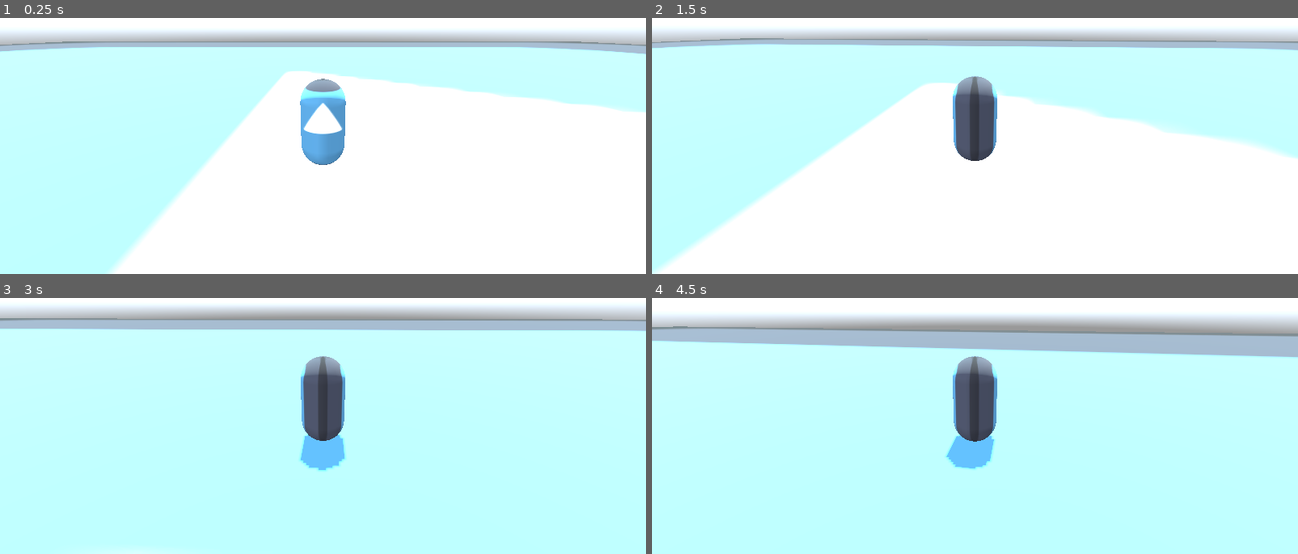
Above: before the commit, frames 1-4 (two rows, left to right).
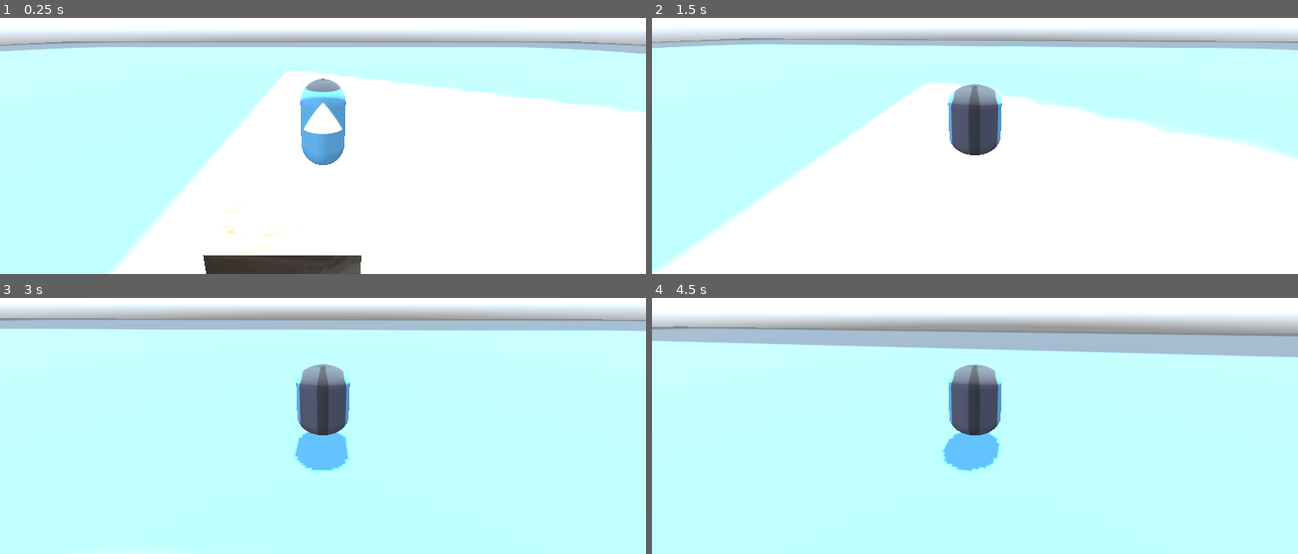
Above: after the commit, the same moments.

Repository: tabyrocket/rat-souls
Game: Godot game, scene res://scenes/test_scene.tscn
The game is run twice, just before and just after one commit, with the same random seed, the same clock (stepped at 60 frames per second) and the same inputs. The engine's default icon, where the game draws it, is replaced by a stand-in: a white triangle on a blue panel in a dark square. A sky picture missing from this copy of the repository is replaced by a grey-blue gradient.
Inputs (mouse positions are in pixels of both pictures, inside the frame that each line leads up to):
- Up to frame 1 (0.25 s): no input
- Up to frame 2 (1.5 s): move the mouse to (1007, 92) at 0.52 s; hold W (move_forward) from 0.53 s (still down); tap Space (dodge) at 0.6 s; click (1007, 92) at 0.8 s; move the mouse to (942, 94) at 1.27 s; click (942, 94) at 1.35 s
- Up to frame 3 (3 s): keep holding W (move_forward); tap Space (dodge) at 1.55, 2.1 s; move the mouse to (335, 367) at 2.02 s; click (335, 367) at 2.3 s; move the mouse to (316, 377) at 2.77 s; click (316, 377) at 2.85 s
- Up to frame 4 (4.5 s): keep holding W (move_forward); tap Space (dodge) at 3.05, 3.6 s; move the mouse to (1020, 377) at 3.52 s; click (1020, 377) at 3.8 s; move the mouse to (923, 367) at 4.27 s; click (923, 367) at 4.35 s

The runs differ from the first frame. In frame 1, 1.8% of the frame differs, in the area x 31-56%, y 75-100%; in frame 2, 1.2%; in frame 3, 1.4%; in frame 4, 1.4%.

Commit message:
Simple attack hitbox + placeholder enemy

Diff:
--- /dev/null
+++ b/rat-souls/characters/enemies/cat_enemy.gd
@@ -0,0 +1,11 @@
+extends CharacterBody3D
+
+var health: int = 3
+
+func take_damage(amount: int) -> void:
+	health -= amount
+	print("Cat hit! Health:", health)
+
+	# Despawn once health is depleted.
+	if health <= 0:
+		queue_free()
--- /dev/null
+++ b/rat-souls/characters/enemies/cat_enemy.tscn
@@ -0,0 +1,21 @@
+[gd_scene format=3 uid="uid://dn2gm5k3ab7b1"]
+
+[ext_resource type="Script" uid="uid://djui6rdfbh343" path="res://characters/enemies/cat_enemy.gd" id="1_yv15o"]
+[ext_resource type="Texture2D" uid="uid://ds7rqo52d82en" path="res://assets/cat.jpg" id="2_qertd"]
+
+[sub_resource type="BoxShape3D" id="BoxShape3D_eti82"]
+
+[sub_resource type="StandardMaterial3D" id="StandardMaterial3D_wsesy"]
+albedo_texture = ExtResource("2_qertd")
+
+[sub_resource type="BoxMesh" id="BoxMesh_yv15o"]
+
+[node name="CatEnemy" type="CharacterBody3D" unique_id=1927594226]
+script = ExtResource("1_yv15o")
+
+[node name="CollisionShape3D" type="CollisionShape3D" parent="." unique_id=459386604]
+shape = SubResource("BoxShape3D_eti82")
+
+[node name="MeshInstance3D" type="MeshInstance3D" parent="." unique_id=1449112155]
+material_override = SubResource("StandardMaterial3D_wsesy")
+mesh = SubResource("BoxMesh_yv15o")
--- a/rat-souls/characters/player/player.gd
+++ b/rat-souls/characters/player/player.gd
@@ -1,69 +1,127 @@
 extends CharacterBody3D
 
-# Camera settings
-@onready var camera_pivot = $CameraPivot
-@export var mouse_sensitivity = 0.002
+# Node references
+@onready var camera_pivot: Node3D = $CameraPivot
+@onready var dodge_sfx: AudioStreamPlayer3D = $DodgeSFX
+@onready var visual_model: MeshInstance3D = $MeshInstance3D
+@onready var attack_area: Area3D = $AttackArea
+
+# Camera tuning
+@export var mouse_sensitivity: float = 0.002
 @export var controller_look_sensitivity: float = 2.0
 @export var min_look_angle_deg: float = -60.0
 @export var max_look_angle_deg: float = 20.0
-var camera_offset: Vector3
 
-# SFX
-@onready var dodge_sfx: AudioStreamPlayer3D = $DodgeSFX
+# Movement tuning
+var speed: float = 6.0
+var player_model_rotation_speed: float = 10.0
+var gravity: float = ProjectSettings.get_setting("physics/3d/default_gravity")
 
-# Dodge settings
+# Dodge tuning
 @export var dodge_speed: float = 14.0
 @export var dodge_duration: float = 0.20
 @export var dodge_cooldown: float = 0.60
+
+# Attack tuning
+@export var attack_duration: float = 0.2
+@export var attack_cooldown: float = 0.4
+
+# Runtime state
+var camera_offset: Vector3
 var is_dodging: bool = false
 var dodge_timer: float = 0.0
 var dodge_cooldown_timer: float = 0.0
 var dodge_direction: Vector3 = Vector3.ZERO
+var is_attacking: bool = false
+var attack_timer: float = 0.0
+var attack_cooldown_timer: float = 0.0
+var hit_bodies: Array = []
 
-# Player model rotation speed (how quickly the character turns to face movement direction)
-var player_model_rotation_speed: float = 10.0
 
-# Movement variables
-var speed = 6.0
-var gravity = ProjectSettings.get_setting("physics/3d/default_gravity")
-
-func _ready():
+func _ready() -> void:
 	Input.set_mouse_mode(Input.MOUSE_MODE_CAPTURED)
-	# Detach the camera pivot from the player's rotation so they can spin independently
 	camera_offset = camera_pivot.position
 	camera_pivot.top_level = true
 
-func _input(event):
-	# Handle mouse look
+
+func _input(event: InputEvent) -> void:
 	if event is InputEventMouseMotion:
-		camera_pivot.rotate_y(-event.relative.x * mouse_sensitivity)
-		camera_pivot.rotation.x -= event.relative.y * mouse_sensitivity
-		camera_pivot.rotation.x = clamp(camera_pivot.rotation.x, deg_to_rad(min_look_angle_deg), deg_to_rad(max_look_angle_deg))
+		_apply_look_input(Vector2(event.relative.x, event.relative.y), mouse_sensitivity)
 
-func _physics_process(delta):
-	# Keep camera following the player's position
+
+func _physics_process(delta: float) -> void:
+	_update_timers(delta)
+	_update_camera_follow()
+	_process_controller_look(delta)
+
+	var cam_basis: Basis = camera_pivot.global_transform.basis
+	var direction: Vector3 = _get_move_direction(cam_basis)
+
+	_try_start_attack()
+	_update_attack(delta)
+	_try_start_dodge(direction, cam_basis)
+	_update_horizontal_velocity(direction, delta)
+
+	_apply_gravity(delta)
+	_lock_rotation_constraints()
+	move_and_slide()
+
+
+func _update_timers(delta: float) -> void:
+	if dodge_cooldown_timer > 0.0:
+		dodge_cooldown_timer -= delta
+	if attack_cooldown_timer > 0.0:
+		attack_cooldown_timer -= delta
+
+
+func _update_camera_follow() -> void:
 	camera_pivot.global_position = global_position + camera_offset
 
-	# Update dodge cooldown
-	if dodge_cooldown_timer > 0.0:
-		dodge_cooldown_timer -= delta
 
-	# Handle controller look input
-	var look_input = Input.get_vector("look_left", "look_right", "look_up", "look_down")
+func _process_controller_look(delta: float) -> void:
+	var look_input: Vector2 = Input.get_vector("look_left", "look_right", "look_up", "look_down")
 	if look_input != Vector2.ZERO:
-		camera_pivot.rotate_y(-look_input.x * controller_look_sensitivity * delta)
-		camera_pivot.rotation.x -= look_input.y * controller_look_sensitivity * delta
-		camera_pivot.rotation.x = clamp(camera_pivot.rotation.x, deg_to_rad(min_look_angle_deg), deg_to_rad(max_look_angle_deg))
+		_apply_look_input(look_input, controller_look_sensitivity * delta)
 
-	# Handle movement input
-	var input_dir = Input.get_vector("move_left", "move_right", "move_forward", "move_back")
 
-	# Calculate move direction relative to camera
-	var cam_basis = camera_pivot.global_transform.basis
-	var direction = (cam_basis * Vector3(input_dir.x, 0, input_dir.y))
-	direction.y = 0 # keep it flat
-	direction = direction.normalized()
+func _apply_look_input(look_input: Vector2, sensitivity: float) -> void:
+	camera_pivot.rotate_y(-look_input.x * sensitivity)
+	camera_pivot.rotation.x -= look_input.y * sensitivity
+	camera_pivot.rotation.x = clamp(
+		camera_pivot.rotation.x,
+		deg_to_rad(min_look_angle_deg),
+		deg_to_rad(max_look_angle_deg)
+	)
 
+
+func _get_move_direction(cam_basis: Basis) -> Vector3:
+	var input_dir: Vector2 = Input.get_vector("move_left", "move_right", "move_forward", "move_back")
+	var direction: Vector3 = cam_basis * Vector3(input_dir.x, 0.0, input_dir.y)
+	direction.y = 0.0
+	return direction.normalized()
+
+
+func _try_start_attack() -> void:
+	if Input.is_action_just_pressed("attack") and attack_cooldown_timer <= 0.0 and not is_attacking:
+		hit_bodies.clear()
+		is_attacking = true
+		attack_timer = attack_duration
+		attack_cooldown_timer = attack_cooldown
+		attack_area.monitoring = true
+		# Visual-only feedback: scale model, not the collision body.
+		visual_model.scale = Vector3(1.2, 0.8, 1.2)
+
+
+func _update_attack(delta: float) -> void:
+	if is_attacking:
+		attack_timer -= delta
+		if attack_timer <= 0.0:
+			visual_model.scale = Vector3.ONE
+			is_attacking = false
+			attack_area.monitoring = false
+
+
+func _try_start_dodge(direction: Vector3, cam_basis: Basis) -> void:
 	if Input.is_action_just_pressed("dodge") and dodge_cooldown_timer <= 0.0 and not is_dodging:
 		is_dodging = true
 		dodge_timer = dodge_duration
@@ -72,17 +130,18 @@
 
 		dodge_direction = direction
 		if dodge_direction == Vector3.ZERO:
-			# Dodge backwards relative to camera if not moving
+			# If idle, dodge backward relative to camera.
 			dodge_direction = (cam_basis * Vector3.BACK).normalized()
 
+
+func _update_horizontal_velocity(direction: Vector3, delta: float) -> void:
 	if is_dodging:
 		dodge_timer -= delta
 		velocity.x = dodge_direction.x * dodge_speed
 		velocity.z = dodge_direction.z * dodge_speed
 
-		# Rotate character instantly to face the dodge direction
-		var look_target = global_position - dodge_direction
-		if global_position.is_equal_approx(look_target) == false:
+		var look_target: Vector3 = global_position - dodge_direction
+		if not global_position.is_equal_approx(look_target):
 			look_at(look_target, Vector3.UP)
 
 		if dodge_timer <= 0.0:
@@ -91,22 +150,26 @@
 		velocity.x = direction.x * speed
 		velocity.z = direction.z * speed
 
-		# Rotate the player model towards the movement direction smoothly
-		var target_angle = atan2(direction.x, direction.z)
+		var target_angle: float = atan2(direction.x, direction.z)
 		rotation.y = lerp_angle(rotation.y, target_angle, player_model_rotation_speed * delta)
 	else:
-		# Stop sliding
-		velocity.x = 0
-		velocity.z = 0
+		velocity.x = 0.0
+		velocity.z = 0.0
 
-	# Apply gravity
+
+func _apply_gravity(delta: float) -> void:
 	if not is_on_floor():
 		velocity.y -= gravity * delta
 	else:
-		velocity.y = 0
+		velocity.y = 0.0
 
-	# Lock constraints
-	rotation.x = 0
-	rotation.z = 0
 
-	move_and_slide()
+func _lock_rotation_constraints() -> void:
+	rotation.x = 0.0
+	rotation.z = 0.0
+
+
+func _on_attack_area_body_entered(body: Node3D) -> void:
+	if is_attacking and body.has_method("take_damage") and not body in hit_bodies:
+		hit_bodies.append(body)
+		body.take_damage(1)
--- a/rat-souls/characters/player/player.tscn
+++ b/rat-souls/characters/player/player.tscn
@@ -10,6 +10,9 @@
 albedo_texture = ExtResource("2_exd8k")
 
 [sub_resource type="CapsuleMesh" id="CapsuleMesh_dnjla"]
+
+[sub_resource type="BoxShape3D" id="BoxShape3D_exd8k"]
+size = Vector3(0.8, 0.8, 1.2)
 
 [node name="Player" type="CharacterBody3D" unique_id=1272587789]
 script = ExtResource("1_508ok")
@@ -29,3 +32,12 @@
 [node name="DodgeSFX" type="AudioStreamPlayer3D" parent="." unique_id=1654719454]
 stream = ExtResource("2_xxgcw")
 bus = &"SFX"
+
+[node name="AttackArea" type="Area3D" parent="." unique_id=1262814428]
+monitoring = false
+
+[node name="CollisionShape3D" type="CollisionShape3D" parent="AttackArea" unique_id=2005295532]
+transform = Transform3D(1, 0, 0, 0, 1, 0, 0, 0, 1, 0, 0.39671075, 1.0789461)
+shape = SubResource("BoxShape3D_exd8k")
+
+[connection signal="body_entered" from="AttackArea" to="." method="_on_attack_area_body_entered"]
--- a/rat-souls/project.godot
+++ b/rat-souls/project.godot
@@ -67,6 +67,13 @@
 "events": [Object(InputEventJoypadMotion,"resource_local_to_scene":false,"resource_name":"","device":-1,"axis":3,"axis_value":1.0,"script":null)
 ]
 }
+attack={
+"deadzone": 0.2,
+"events": [Object(InputEventMouseButton,"resource_local_to_scene":false,"resource_name":"","device":-1,"window_id":0,"alt_pressed":false,"shift_pressed":false,"ctrl_pressed":false,"meta_pressed":false,"button_mask":1,"position":Vector2(492, 10),"global_position":Vector2(501, 58),"factor":1.0,"button_index":1,"canceled":false,"pressed":true,"double_click":false,"script":null)
+, Object(InputEventJoypadButton,"resource_local_to_scene":false,"resource_name":"","device":-1,"button_index":10,"pressure":0.0,"pressed":true,"script":null)
+, Object(InputEventJoypadButton,"resource_local_to_scene":false,"resource_name":"","device":-1,"button_index":2,"pressure":0.0,"pressed":true,"script":null)
+]
+}
 
 [physics]
 
--- a/rat-souls/scenes/test_scene.tscn
+++ b/rat-souls/scenes/test_scene.tscn
@@ -4,6 +4,7 @@
 [ext_resource type="Texture2D" uid="uid://mu440am4ewul" path="res://assets/world/quadrangle_sunny_4k.exr" id="2_j8ivh"]
 [ext_resource type="Texture2D" uid="uid://dk7pyoxf07ucc" path="res://icon.svg" id="2_nd71p"]
 [ext_resource type="AudioStream" uid="uid://coynmlws2v3om" path="res://assets/sound/bgm/challenge_music.mp3" id="4_7ddre"]
+[ext_resource type="PackedScene" uid="uid://dn2gm5k3ab7b1" path="res://characters/enemies/cat_enemy.tscn" id="5_qjeyg"]
 
 [sub_resource type="StandardMaterial3D" id="StandardMaterial3D_7ddre"]
 albedo_texture = ExtResource("2_nd71p")
@@ -43,3 +44,6 @@
 stream = ExtResource("4_7ddre")
 autoplay = true
 bus = &"BGM"
+
+[node name="CatEnemy" parent="." unique_id=1927594226 instance=ExtResource("5_qjeyg")]
+transform = Transform3D(1, 0, 0, 0, 1, 0, 0, 0, 1, -0.25736904, 1.718104, 3.3215923)
Binary file added: rat-souls/assets/cat.jpg
Not shown, added: rat-souls/assets/cat.jpg.import
Not shown, added: rat-souls/characters/enemies/cat_enemy.gd.uid
